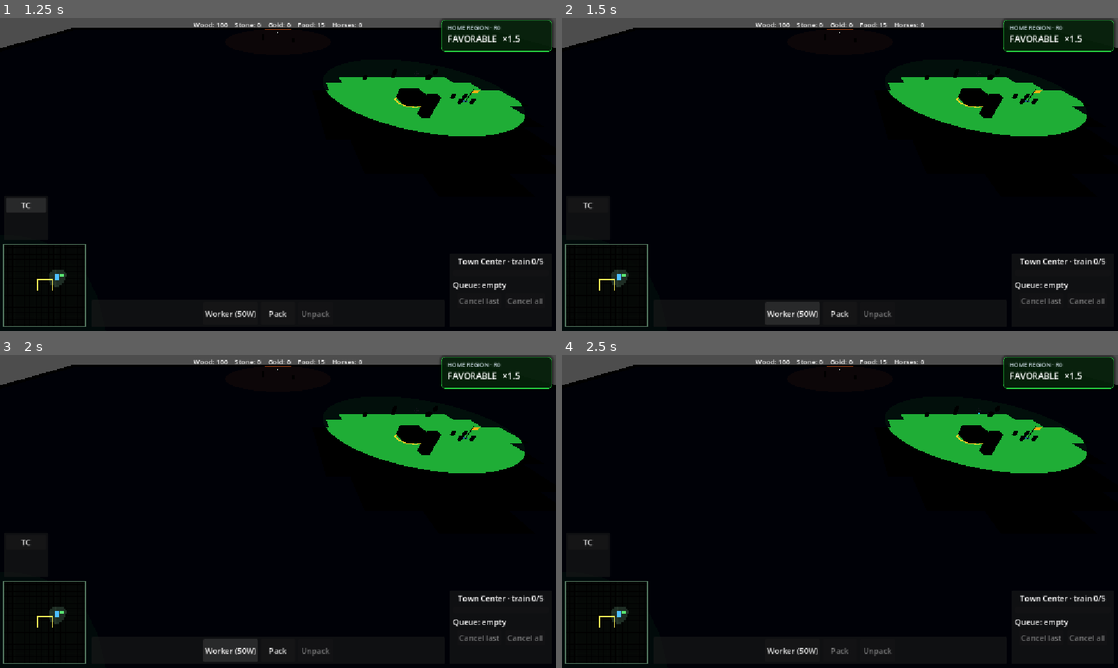
Above: before the commit, frames 1-4 (two rows, left to right).
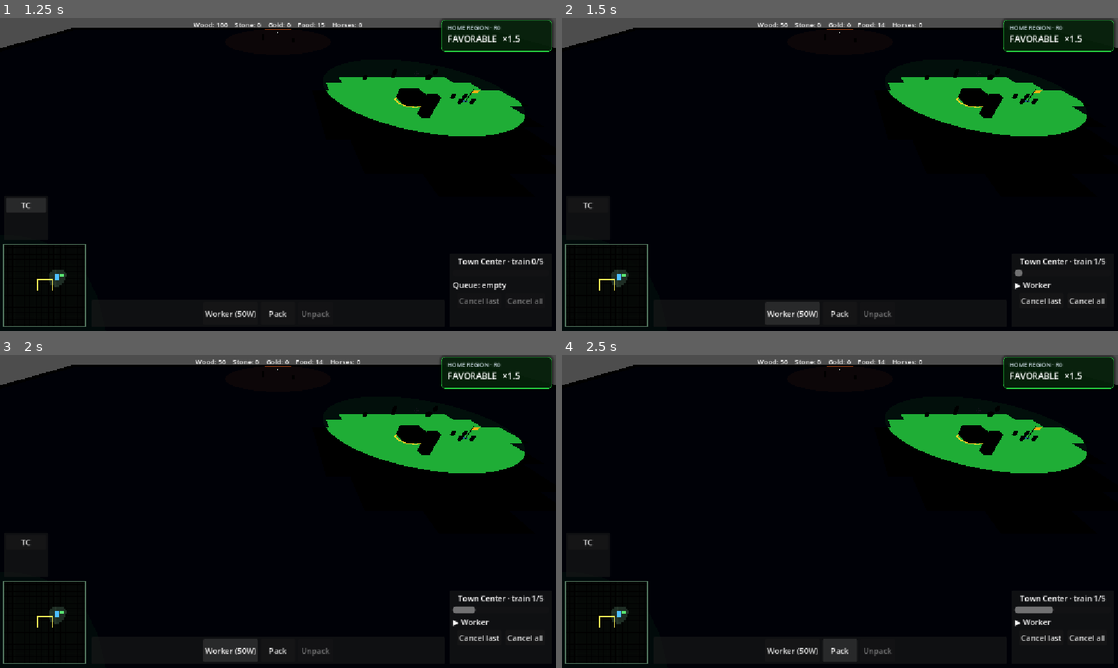
Above: after the commit, the same moments.

Repository: Ferrum-t/RTS-Game
Game: Godot game, scene res://Scenes/World/World.tscn
Two runs of this game, one before a commit and one after it. Both use one fixed random seed, a clock stepped at 60 frames per second and the inputs below.
Inputs:
- Up to frame 1 (1.25 s): click "TC" at 0.5 s
- Up to frame 2 (1.5 s): click "Worker (50W)" at 1.25 s
- Up to frame 3 (2 s): no input
- Up to frame 4 (2.5 s): click "Pack" at 2 s

Frame 1 is identical in both runs. In frame 2, 0.5% of the frame differs, in the area x 34-98%, y 1-92%; in frame 3, 0.6%; in frame 4, 0.7%, in the area x 34-98%, y 1-96%.

Commit message:
Hotfix M21.1: ResourceManager.remove + TownCenter worker_scene default load
Fixes raid loot crash (rm.remove) and train Worker (worker_scene is null).

Diff:
--- a/Scripts/Buildings/TownCenter.gd
+++ b/Scripts/Buildings/TownCenter.gd
@@ -26,6 +26,8 @@
 
 func _ready() -> void:
 	super()
+	if worker_scene == null:
+		worker_scene = load("res://Scenes/Units/worker.tscn") as PackedScene
 
 
 func _process(delta: float) -> void:
@@ -68,6 +70,8 @@
 		print("TownCenter: train only while DEPLOYED (state=", deployment_state, ")")
 		return false
 
+	if worker_scene == null:
+		worker_scene = load("res://Scenes/Units/worker.tscn") as PackedScene
 	if worker_scene == null:
 		push_error("TownCenter: worker_scene is null")
 		return false
--- a/Scripts/Managers/ResourceManager.gd
+++ b/Scripts/Managers/ResourceManager.gd
@@ -115,6 +115,14 @@
 	return true
 
 
+## Deduct stock (raid loot / siphon). team 0 default for LootableComponent.
+func remove(resource_type: int, amount: int, team_id: int = 0) -> void:
+	if amount <= 0:
+		return
+	_set_stock(team_id, resource_type, get_stock(team_id, resource_type) - amount)
+	resources_changed.emit()
+
+
 func add(resource_type: int, amount: int, team_id: int = 0) -> void:
 	if amount == 0:
 		return
